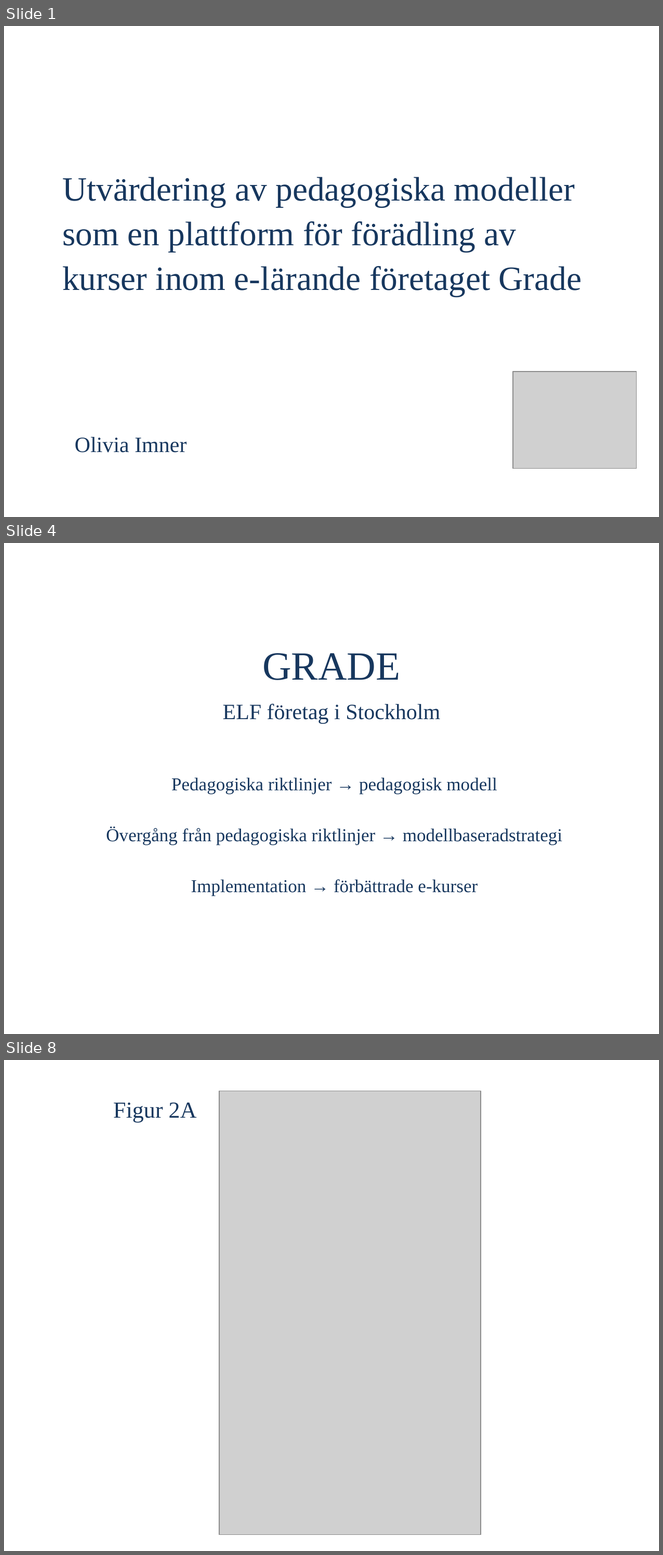
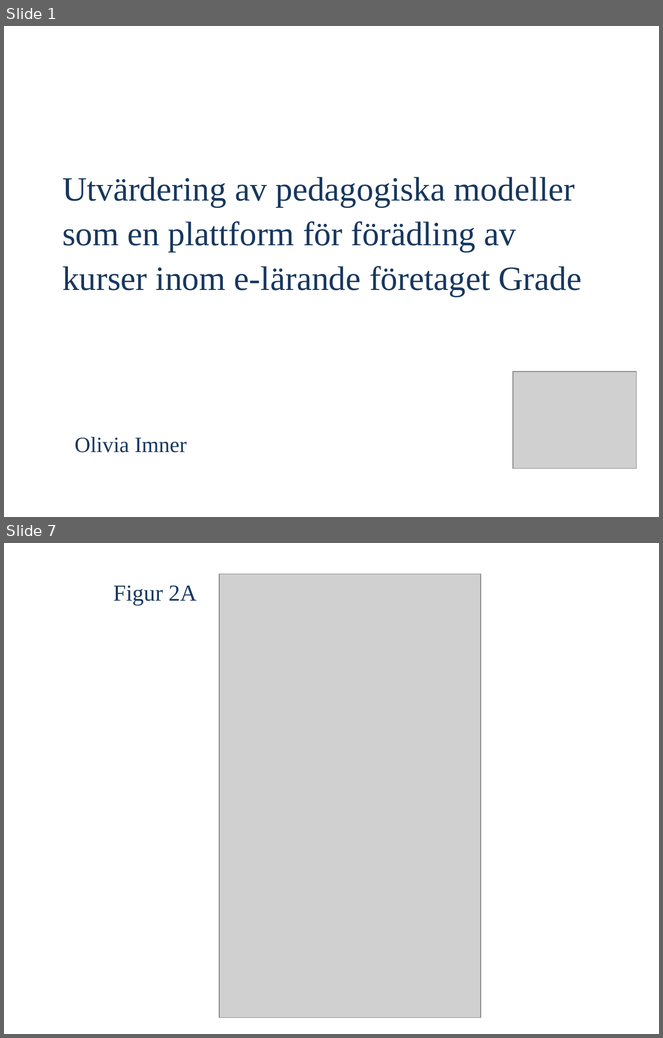
Before and after one commit to OliviaImner/thesis_document, a slide deck: Thesis/Presentation.pptx. Shown one above the other, each under a label of ours: slides 1, 4 and 8 before the commit, slides 1 and 7 after it; the slides between them are not shown. The pictures are 663x1555 and 663x1038 pixels, drawn with LibreOffice and Linux fonts; fonts in the diff are those of the drawing; grey boxes stand for pictures. Boxes give left, top, right and bottom in pixels: in the first picture for what was removed or moved away, otherwise in the second. Text is boxed around its words. In the diff, an @@ line names an element or a change of style, - is before the commit and + after.

```diff
--- a/Thesis/Presentation.pptx
+++ b/Thesis/Presentation.pptx
@@ slide 4 removed at (x1=4, y1=543, x2=659, y2=1034), background #FFFFFF @@
@@ title removed at (x1=262, y1=653, x2=400, y2=680) @@
-GRADE
@@ text removed at (x1=223, y1=704, x2=440, y2=724) @@
-ELF företag i Stockholm
@@ text removed at (x1=106, y1=778, x2=562, y2=896) @@
-Pedagogiska riktlinjer → pedagogisk modell
-Övergång från pedagogiska riktlinjer → modellbaseradstrategi
-Implementation → förbättrade e-kurser
@@ what was slide 8 is now slide 7 @@
```
Also in this commit, not shown: 8 slides changed, 2 slides added, 2 other slides removed, 1 other file.
